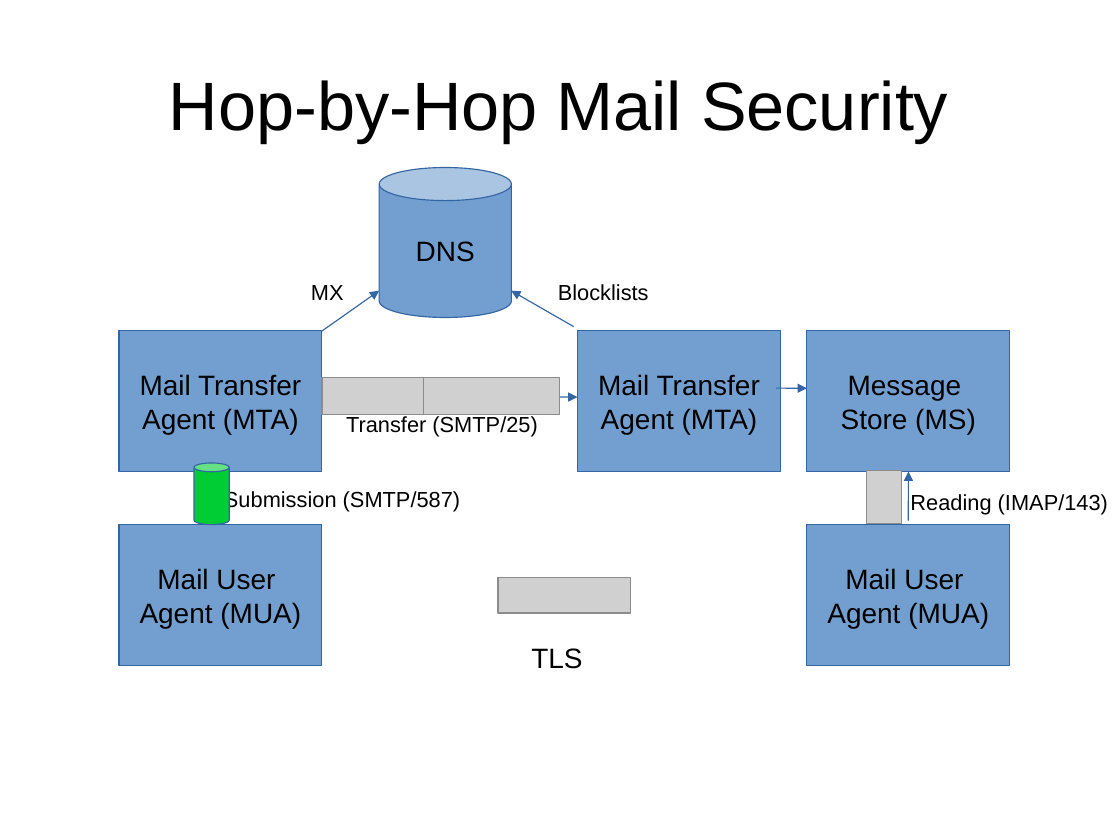
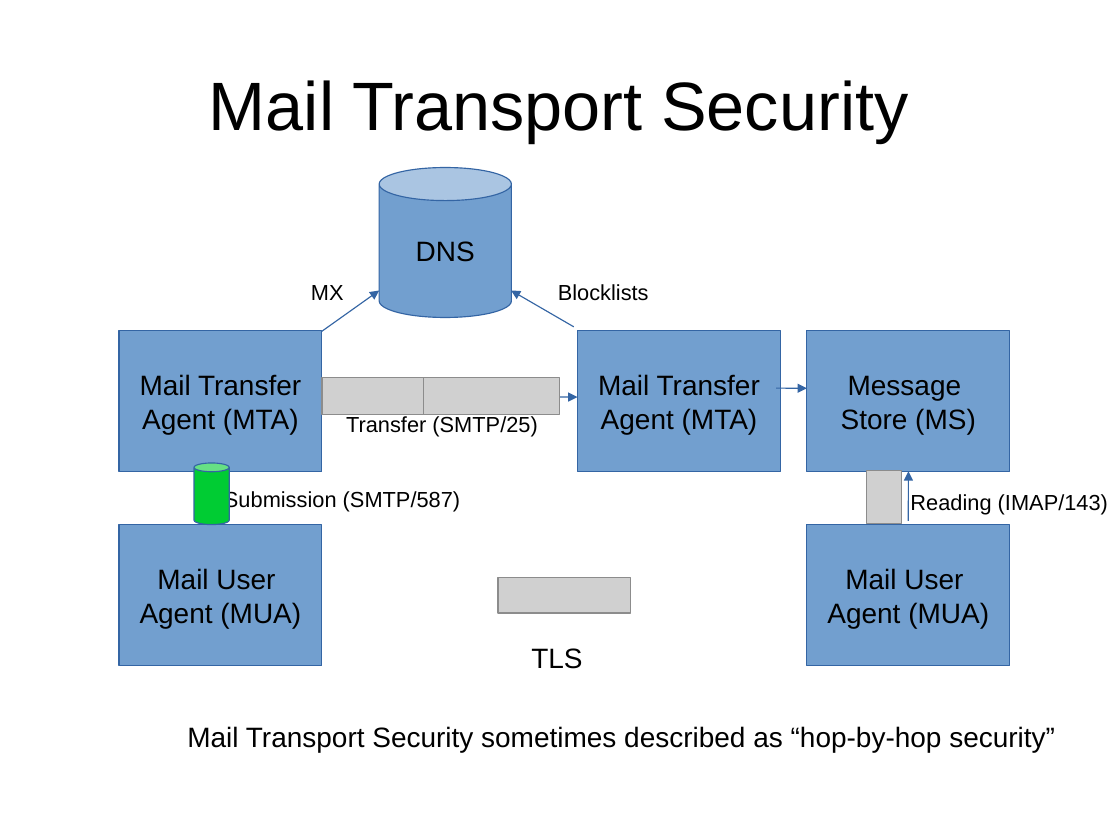
Before and after one commit to sftcd/cs7053, a slide deck: slide 7 of 2016lectures/04-spam.ppt. Drawn at 1120x840 pixels with LibreOffice and Linux fonts; fonts in the diff are those of the drawing; grey boxes stand for pictures. Boxes give left, top, right and bottom in pixels: in the first picture for what was removed or moved away, otherwise in the second. Text is boxed around its words. In the diff, an @@ line names an element or a change of style, - is before the commit and + after.

Commit message:
updated mail again

```diff
--- a/2016lectures/04-spam.ppt
+++ b/2016lectures/04-spam.ppt
@@ title at (x1=209, y1=80, x2=908, y2=142): text changed @@
-Hop-by-Hop Mail Security
+Mail Transport Security
@@ text added at (x1=187, y1=726, x2=1055, y2=753), 18 pt, text #000000 @@
+Mail Transport Security sometimes described as “hop-by-hop security”
```
Also in this commit, not shown: 18 other slides changed, 1 slide added, 2 other files.
